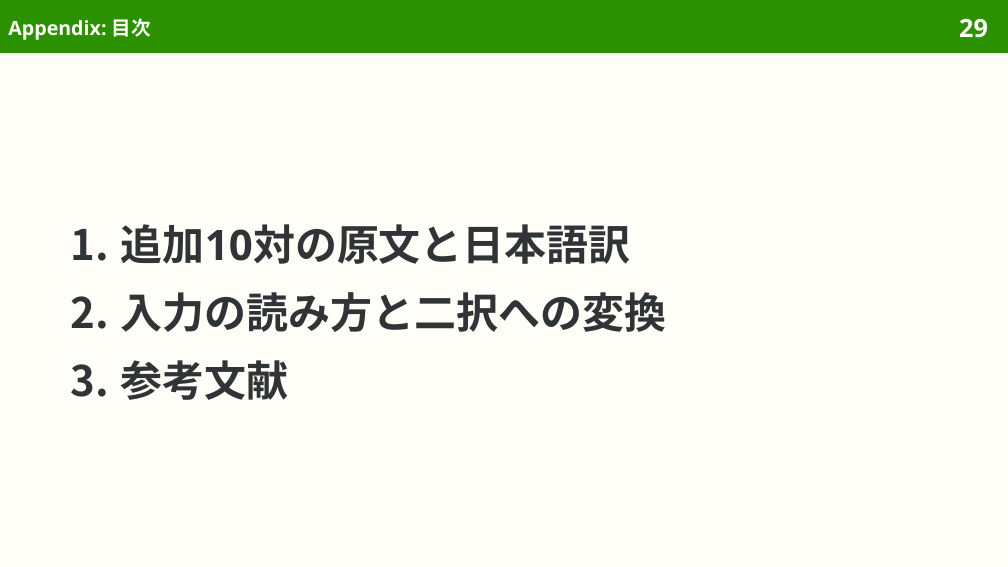
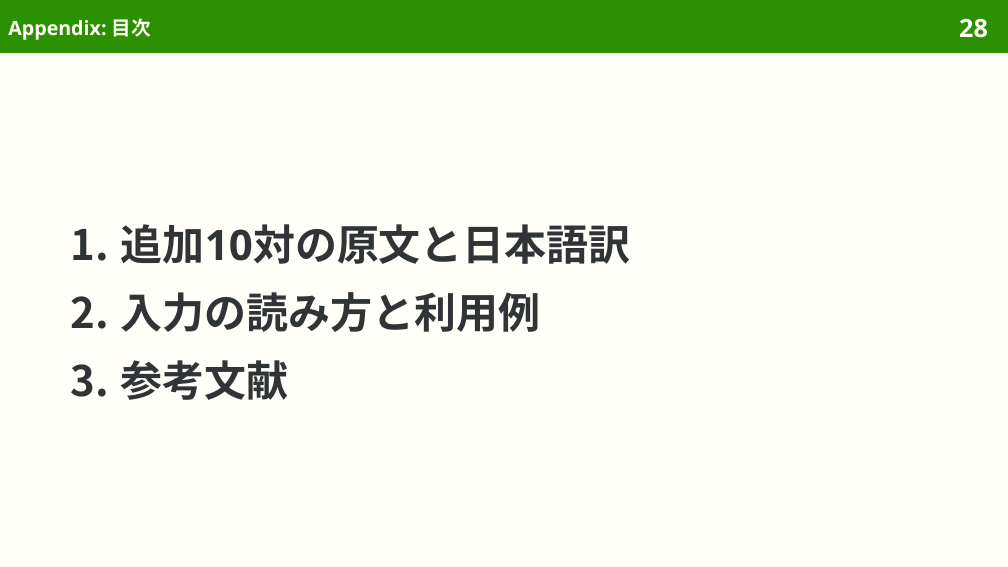
Before and after one commit to sasakiy84/datasets-in-10-minutes, a slide deck: slide 28 of slides/datasets-in-10-minutes-bustm.pptx (slide 29 before the commit). Drawn at 1008x567 pixels with LibreOffice and Linux fonts; fonts in the diff are those of the drawing. Boxes give left, top, right and bottom in pixels: in the first picture for what was removed or moved away, otherwise in the second. Text is boxed around its words. In the diff, an @@ line names an element or a change of style, - is before the commit and + after.

```diff
--- a/slides/datasets-in-10-minutes-bustm.pptx
+++ b/slides/datasets-in-10-minutes-bustm.pptx
@@ page number at bbox=[959, 18, 988, 38]: text changed @@
-29
+28
@@ text at bbox=[121, 292, 541, 332]: text changed @@
-2. 入力の読み方と二択への変換
+2. 入力の読み方と利用例
```
Also in this commit, not shown: 8 other slides changed, 2 slides removed, 47 other files.
